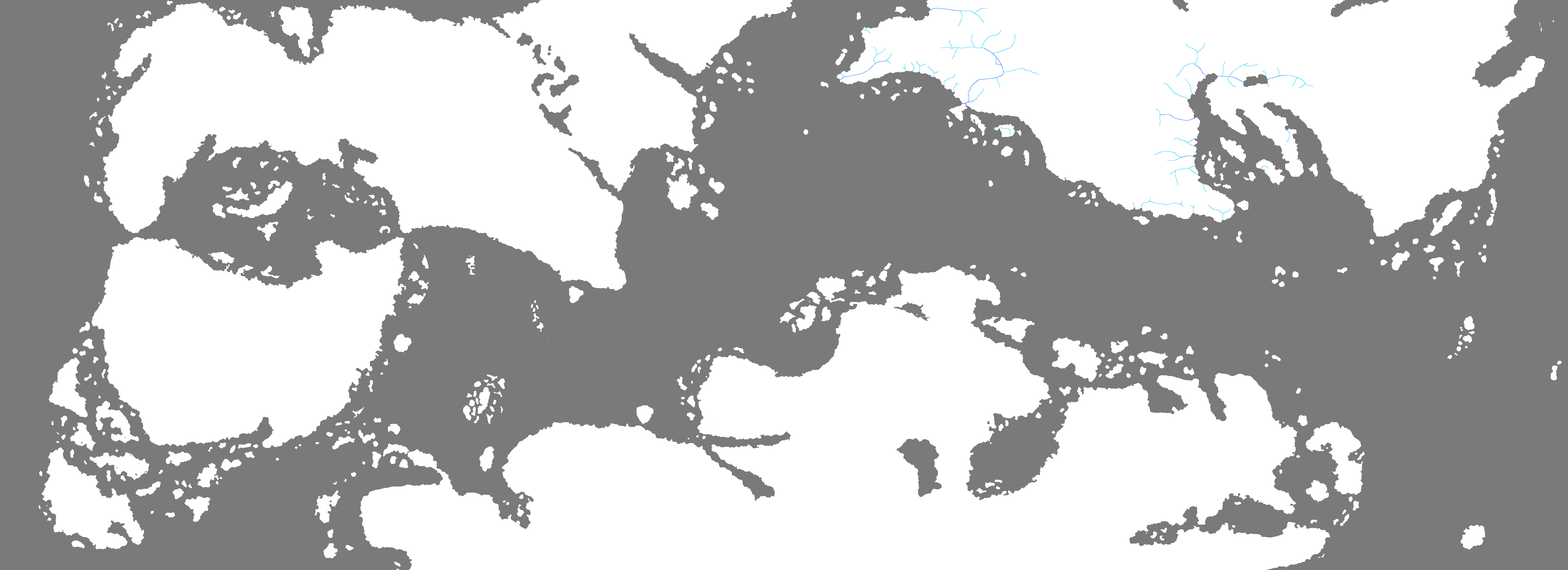
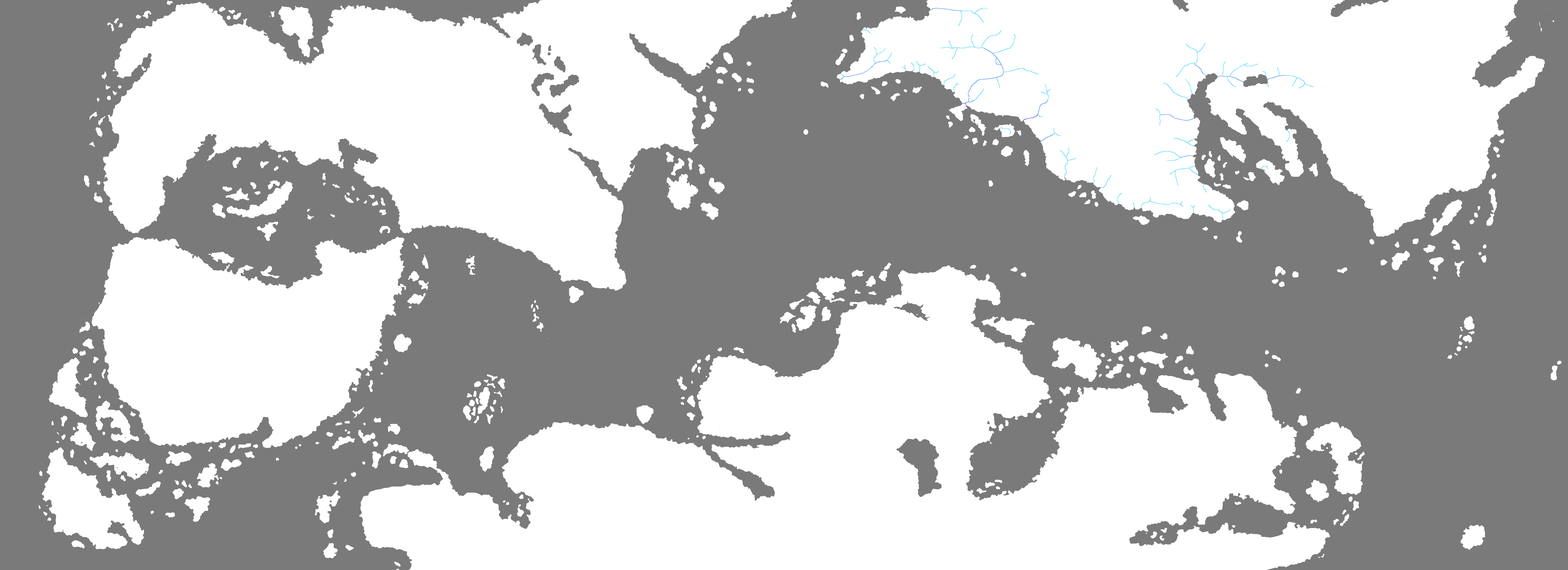
The second w=1568, h=570 image is a revision of the first. Changes to its layers:
painted on "River" over [1023, 83, 1122, 204]
